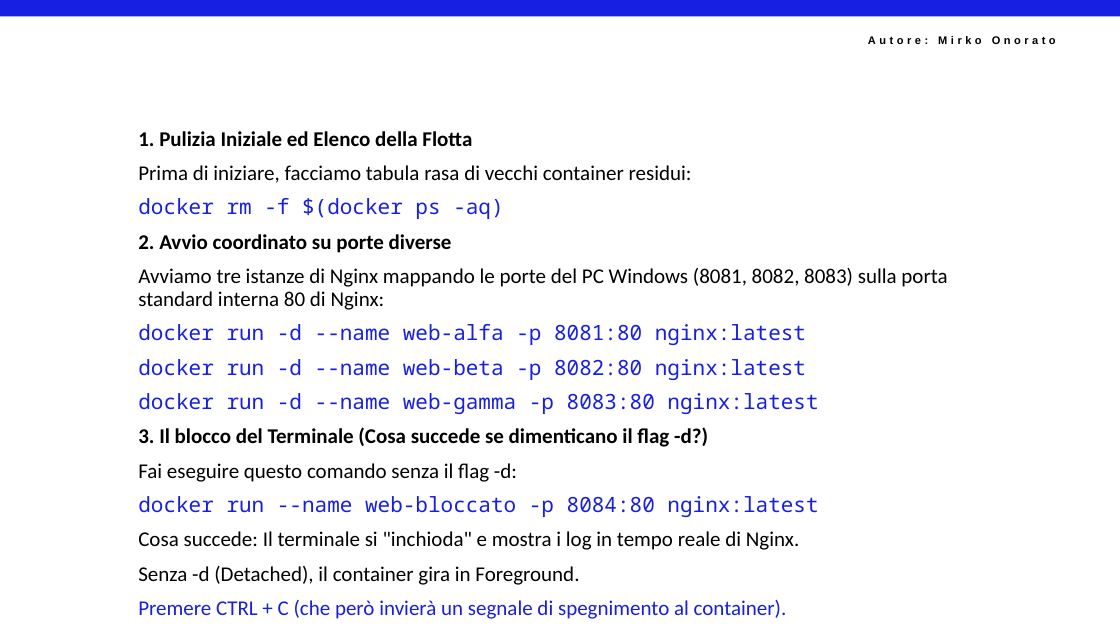
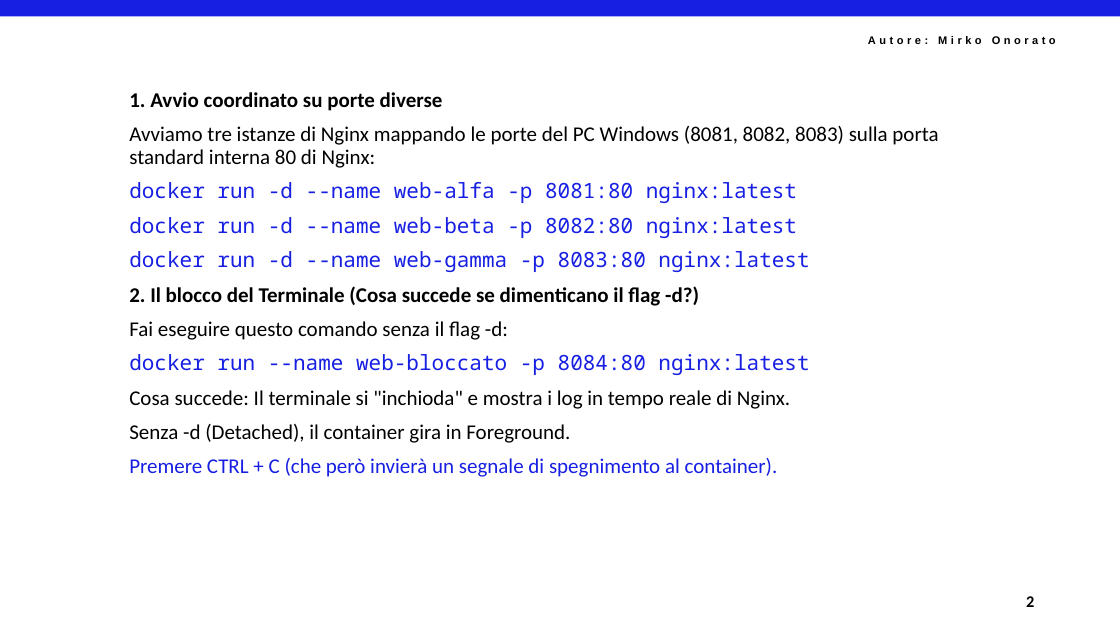
Before and after one commit to mirkoSkF/Docker-Labs, a slide deck: slide 4 of Raccolta esercizi - Docker Atomo.pptx. Drawn at 1120x630 pixels with LibreOffice and Linux fonts; fonts in the diff are those of the drawing; background and template pictures are left out. Boxes give left, top, right and bottom in pixels: in the first picture for what was removed or moved away, otherwise in the second. Text is boxed around its words. In the diff, an @@ line names an element or a change of style, - is before the commit and + after.

```diff
--- a/Raccolta esercizi - Docker Atomo.pptx
+++ b/Raccolta esercizi - Docker Atomo.pptx
@@ text "1. Avvio coordinato su porte ...": place and size @@
-text "1. Avvio coordinato su porte ..." at (138, 131, 947, 619)
+text "1. Avvio coordinato su porte ..." at (129, 92, 938, 477)
@@ text at (129, 92, 443, 111): text changed; bold on @@
-1. Pulizia Iniziale ed Elenco della Flotta
-Prima di iniziare, facciamo tabula rasa di vecchi container residui:
-docker rm -f $(docker ps -aq)
-2. Avvio coordinato su porte diverse
+1. Avvio coordinato su porte diverse
@@ text at (129, 286, 699, 306): text changed @@
-3. Il blocco del Terminale (Cosa succede se dimenticano il flag -d?)
+2. Il blocco del Terminale (Cosa succede se dimenticano il flag -d?)
@@ text added at (1026, 596, 1034, 607), 14 pt, text #000000, bold @@
+2
```
Also in this commit, not shown: 21 other slides changed, 13 slides added.
